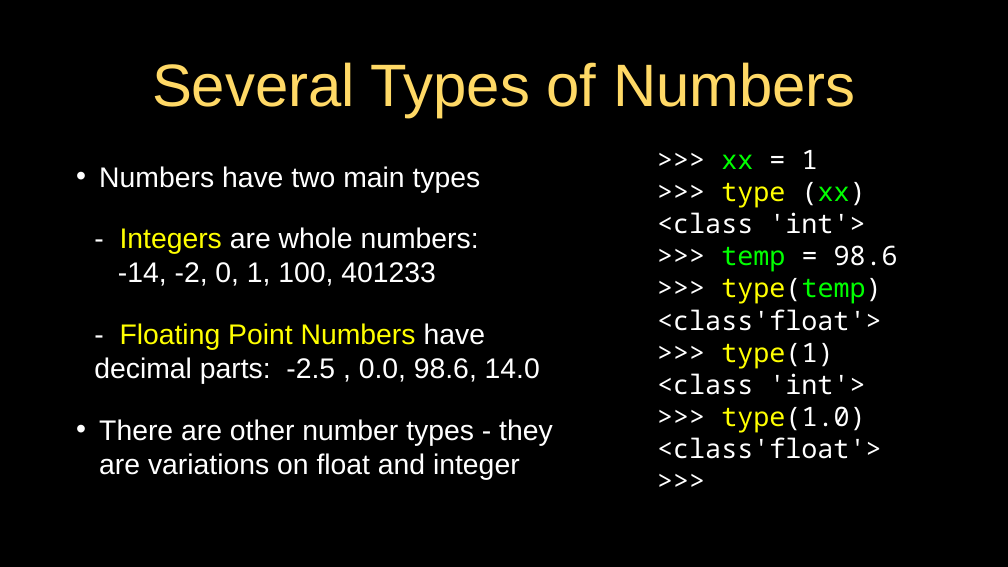
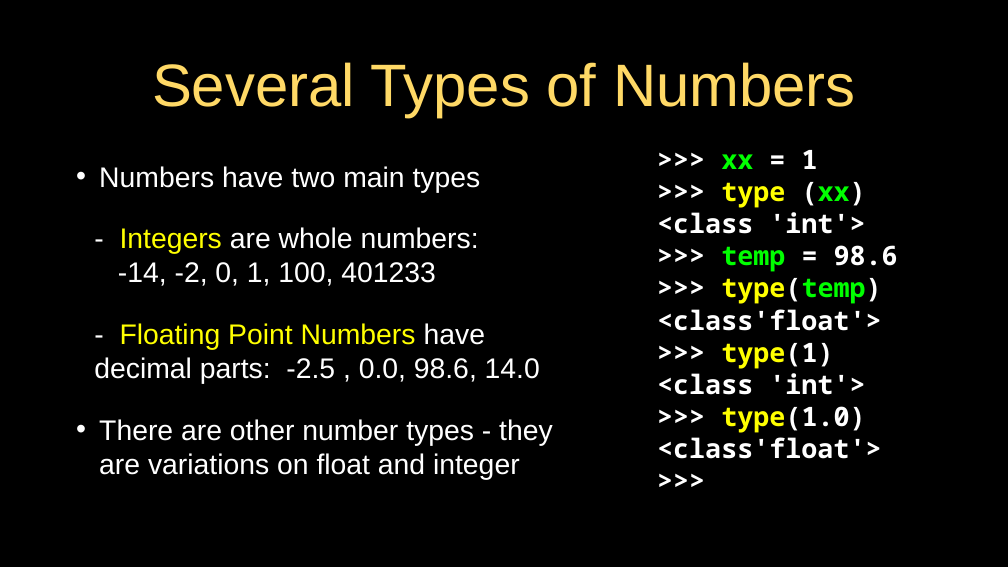
Before and after one commit to csev/py4e-ai, a slide deck: slide 24 of lectures/PY4E-02-Expressions.pptx. Drawn at 1008x567 pixels with LibreOffice and Linux fonts; fonts in the diff are those of the drawing. Boxes give left, top, right and bottom in pixels: in the first picture for what was removed or moved away, otherwise in the second. Text is boxed around its words. In the diff, an @@ line names an element or a change of style, - is before the commit and + after.

```diff
--- a/lectures/PY4E-02-Expressions.pptx
+++ b/lectures/PY4E-02-Expressions.pptx
@@ text ">>> xx = 1" at [657, 150, 898, 459]: bold on @@
```
Also in this commit, not shown: 9 other slides changed, 1 other file.
